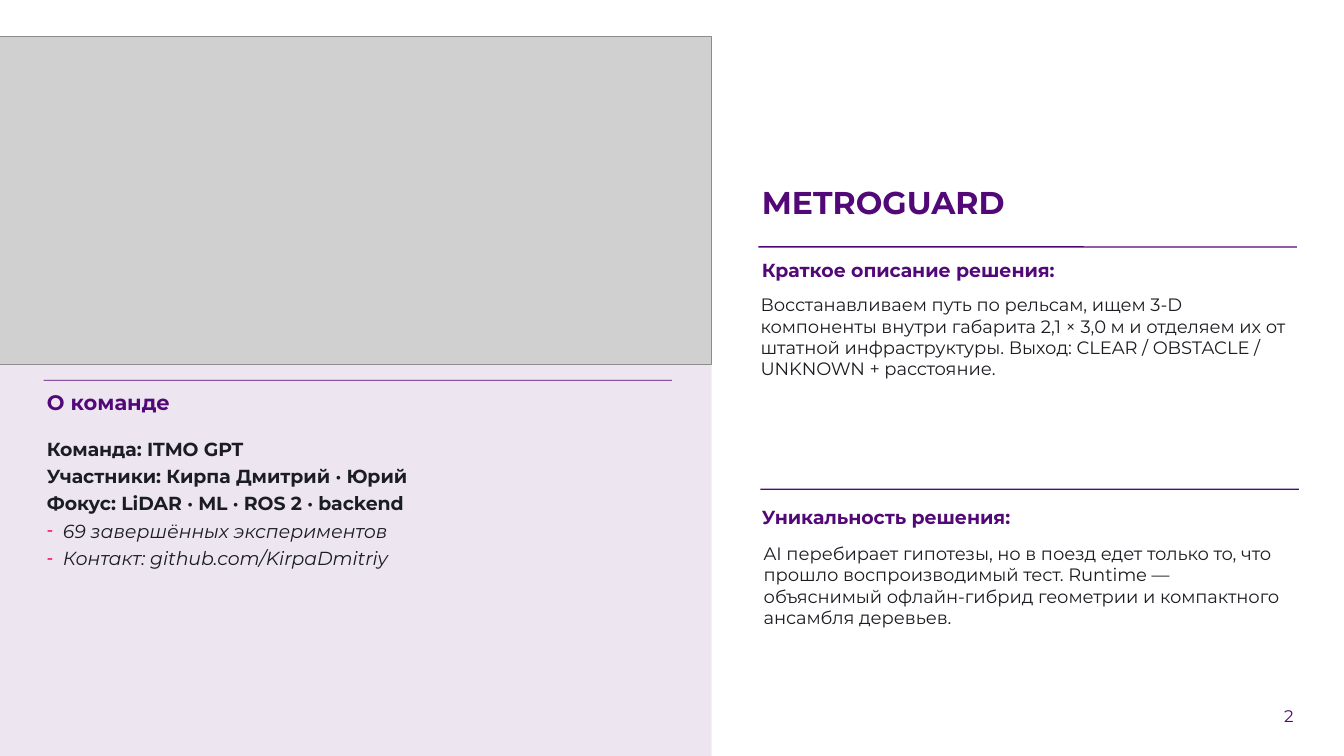
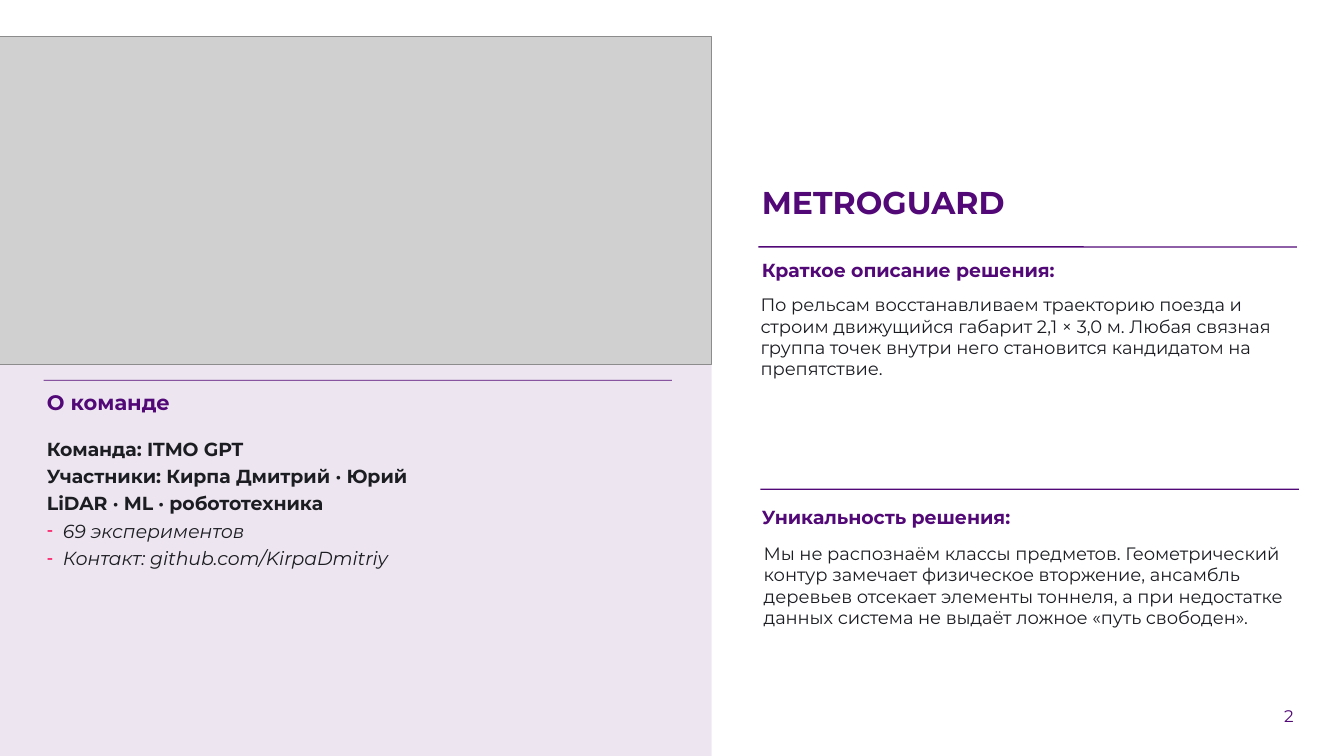
Before and after one commit to KirpaDmitriy/metroguard-lct2026, a slide deck: slide 2 of presentation/MetroGuard_LCT2026_Submission.pptx. Drawn at 1344x756 pixels with LibreOffice and Linux fonts; fonts in the diff are those of the drawing; grey boxes stand for pictures; background and template pictures are left out. Boxes give left, top, right and bottom in pixels: in the first picture for what was removed or moved away, otherwise in the second. Text is boxed around its words. In the diff, an @@ line names an element or a change of style, - is before the commit and + after.

```diff
--- a/presentation/MetroGuard_LCT2026_Submission.pptx
+++ b/presentation/MetroGuard_LCT2026_Submission.pptx
@@ text at (761, 298, 1270, 379): text changed @@
-Восстанавливаем путь по рельсам, ищем 3-D компоненты внутри габарита 2,1 × 3,0 м и отделяем их от штатной инфраструктуры. Выход: CLEAR / OBSTACLE / UNKNOWN + расстояние.
+По рельсам восстанавливаем траекторию поезда и строим движущийся габарит 2,1 × 3,0 м. Любая связная группа точек внутри него становится кандидатом на препятствие.
@@ text at (47, 495, 323, 542): text changed @@
-Фокус: LiDAR · ML · ROS 2 · backend
-– 69 завершённых экспериментов
+LiDAR · ML · робототехника
+– 69 экспериментов
@@ text at (764, 547, 1283, 628): text changed @@
-AI перебирает гипотезы, но в поезд едет только то, что прошло воспроизводимый тест. Runtime — объяснимый офлайн-гибрид геометрии и компактного ансамбля деревьев.
+Мы не распознаём классы предметов. Геометрический контур замечает физическое вторжение, ансамбль деревьев отсекает элементы тоннеля, а при недостатке данных система не выдаёт ложное «путь свободен».
```
Also in this commit, not shown: 5 other slides changed, 5 slides added, 5 slides removed, 20 other files.
